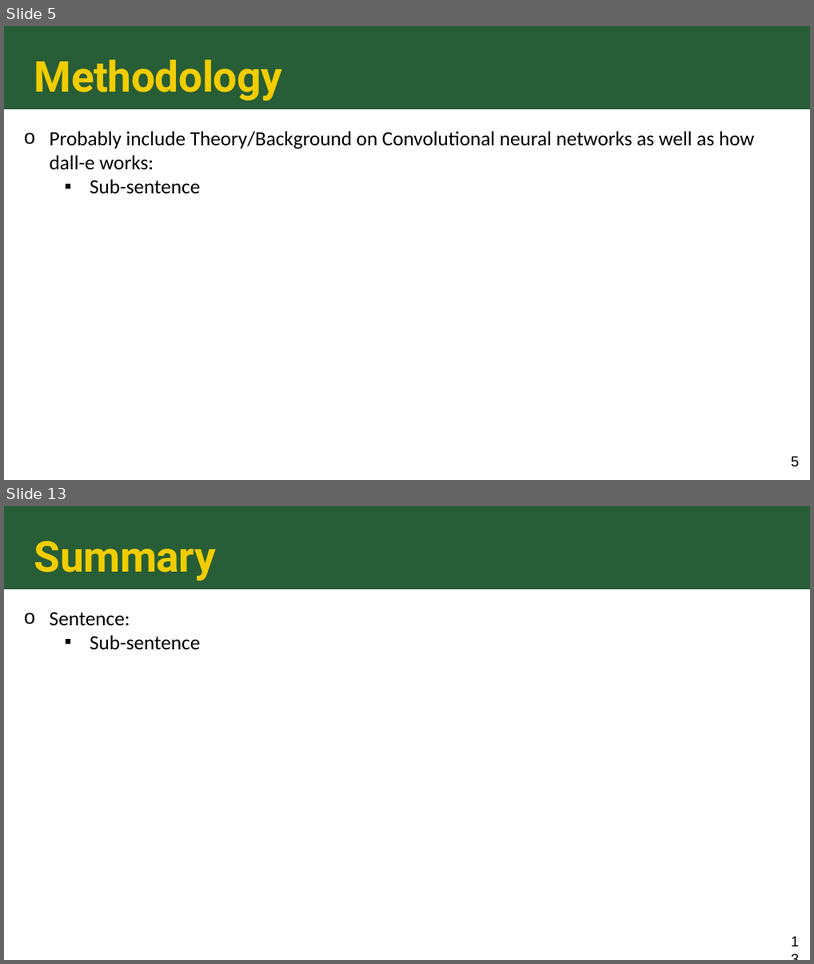
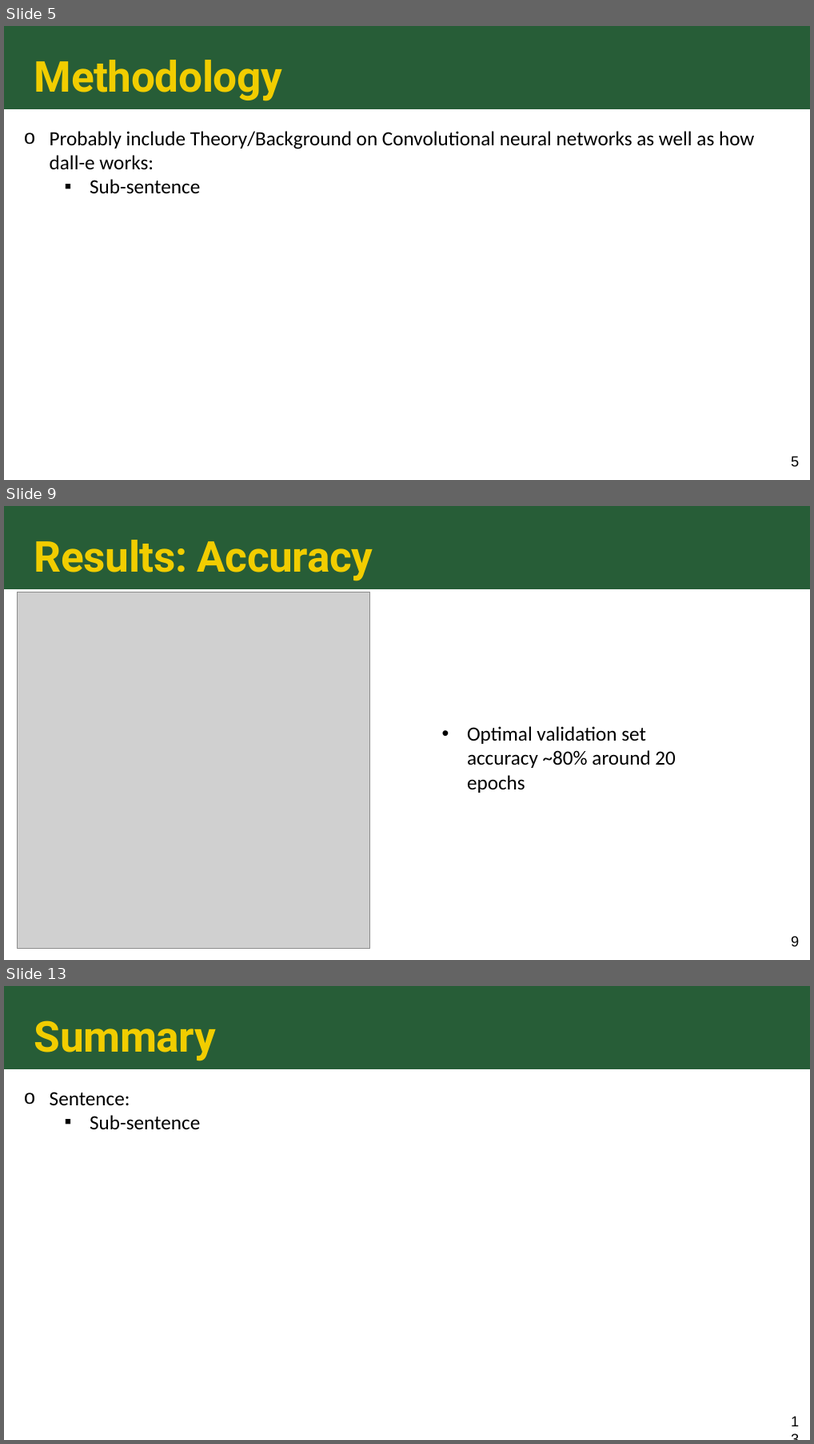
Before and after one commit to riskiha/DALL-E-Classifier, a slide deck: STAT 541 - Clusterfunc - Final Project Slides.pptx. Shown one above the other, each under a label of ours: slides 5 and 13 before the commit, slides 5, 9 and 13 after it; the slides between them are not shown. The pictures are 814x964 and 814x1444 pixels, drawn with LibreOffice and Linux fonts; fonts in the diff are those of the drawing; grey boxes stand for pictures. Boxes give left, top, right and bottom in pixels: in the first picture for what was removed or moved away, otherwise in the second. Text is boxed around its words. In the diff, an @@ line names an element or a change of style, - is before the commit and + after.

Commit message:
Uploading Colby's contributions to results section

```diff
--- a/STAT 541 - Clusterfunc - Final Project Slides.pptx
+++ b/STAT 541 - Clusterfunc - Final Project Slides.pptx
@@ slide 9 added at box(4, 506, 810, 960), background #FFFFFF; not listed: 1 template element that a slide beside it also shows @@
@@ title added at box(34, 540, 374, 581), 38 pt, text #F1CD00, bold @@
+Results: Accuracy
@@ picture added at box(18, 592, 370, 948) @@
@@ text added at box(467, 726, 676, 792), 18 pt, text #000000 @@
+• Optimal validation set accuracy ~80% around 20 epochs
@@ page number added at box(791, 936, 799, 946), 13 pt, text #000000 @@
+9
```
Also in this commit, not shown: 3 slides changed, 3 other slides added, 4 slides removed.
